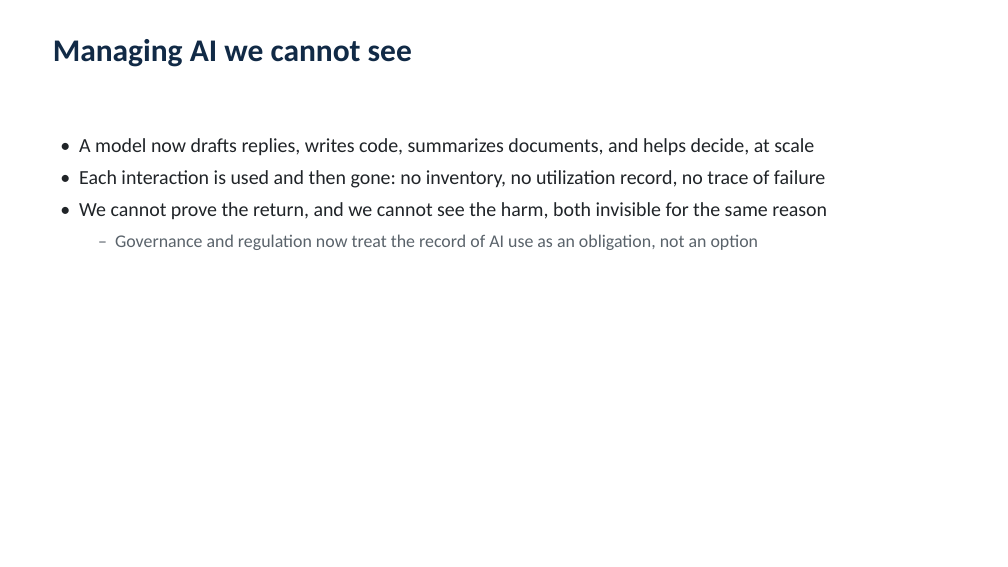
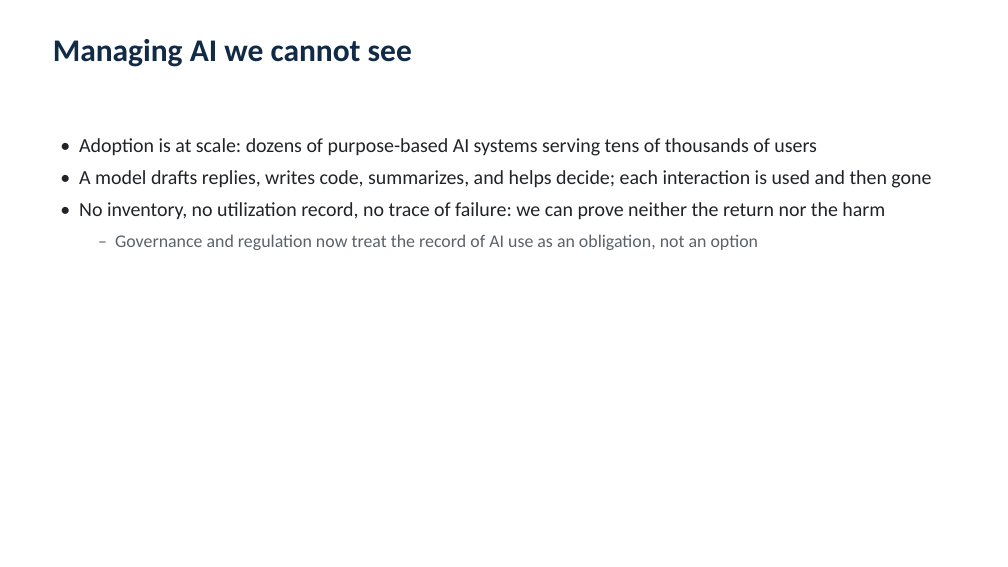
Before and after one commit to yj07538Johnny/Johnny_AI_ML_LLM_experiments_2024, a slide deck: slide 2 of papers/ai-metadata-session-data-repository/AI_Metadata_Repository_Briefing.pptx. Drawn at 1008x567 pixels with LibreOffice and Linux fonts; fonts in the diff are those of the drawing. Boxes give left, top, right and bottom in pixels: in the first picture for what was removed or moved away, otherwise in the second. Text is boxed around its words. In the diff, an @@ line names an element or a change of style, - is before the commit and + after.

```diff
--- a/papers/ai-metadata-session-data-repository/AI_Metadata_Repository_Briefing.pptx
+++ b/papers/ai-metadata-session-data-repository/AI_Metadata_Repository_Briefing.pptx
@@ text at [79,138,931,220]: text changed @@
-• A model now drafts replies, writes code, summarizes documents, and helps decide, at scale
-• Each interaction is used and then gone: no inventory, no utilization record, no trace of failure
-• We cannot prove the return, and we cannot see the harm, both invisible for the same reason
+• Adoption is at scale: dozens of purpose-based AI systems serving tens of thousands of users
+• A model drafts replies, writes code, summarizes, and helps decide; each interaction is used and then gone
+• No inventory, no utilization record, no trace of failure: we can prove neither the return nor the harm
```
Also in this commit, not shown: 2 other slides changed, 1 slide added, 1 other file.
